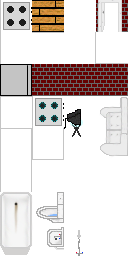
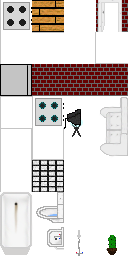
Before/after of a 128×256 layered artwork. What changed in the layer stack:
added layer "Слой 27" above "Слой 26" over 32, 160, 64, 171
added layer "Слой 26" above "Слой 18" over 32, 171, 64, 192
painted on "Слой 3" over 32, 160, 117, 255
